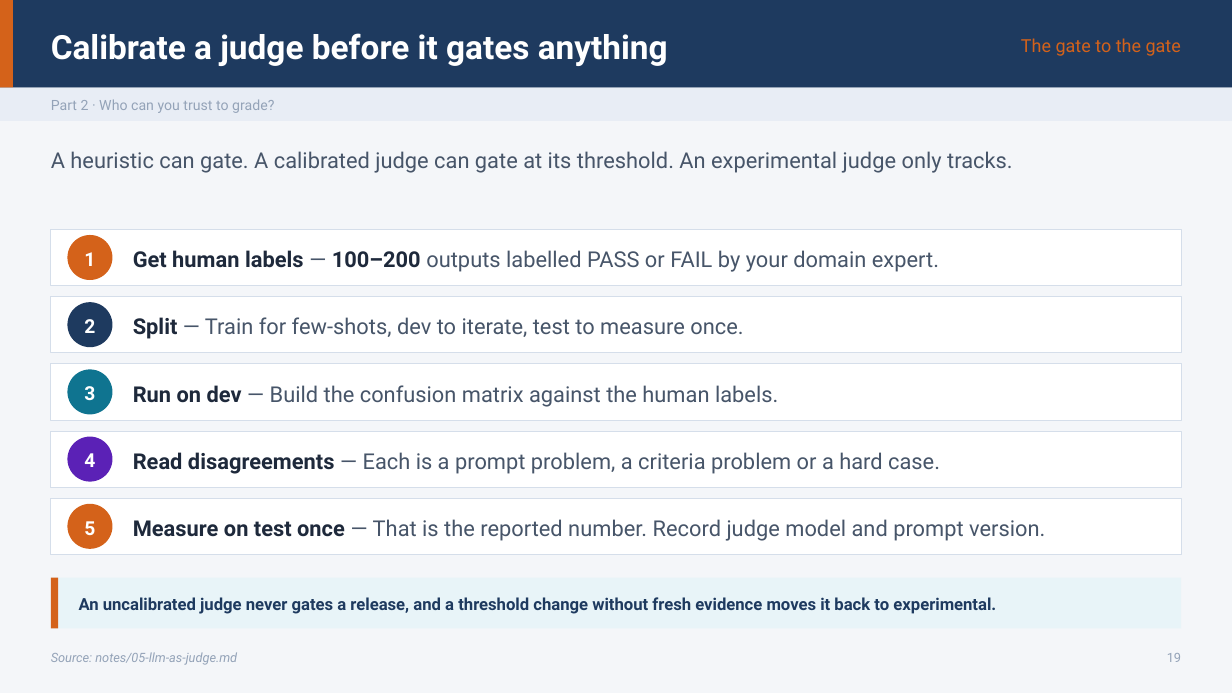
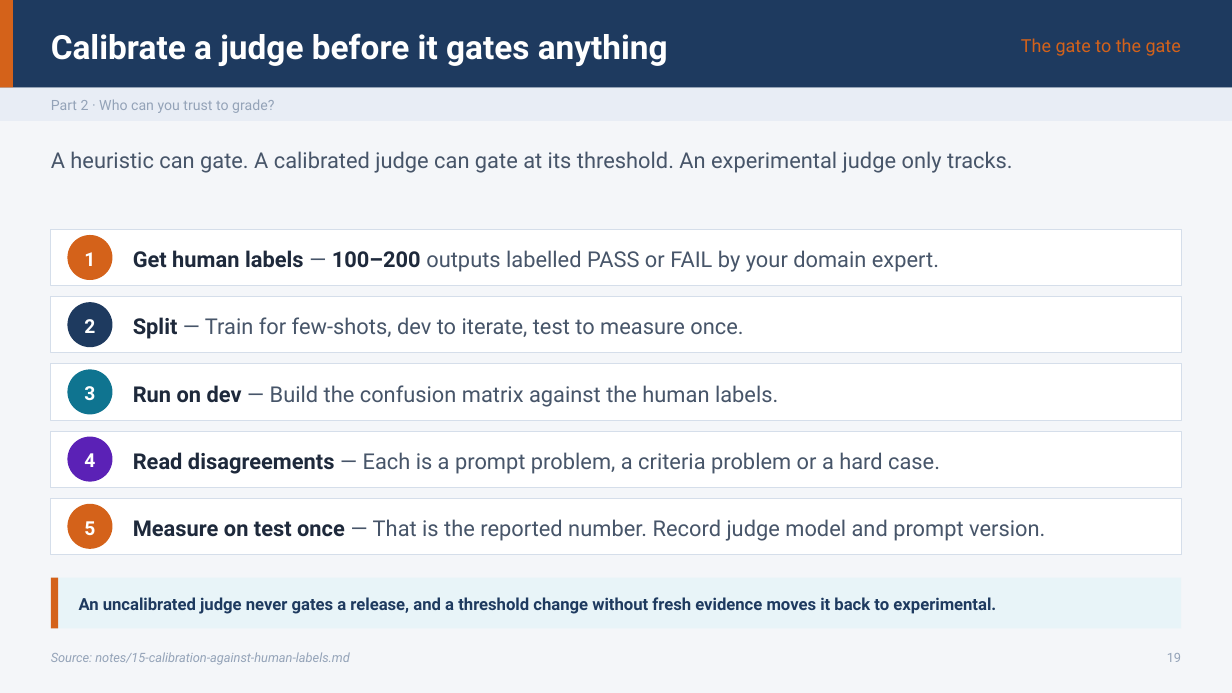
Before and after one commit to ramseywise/learn-ai-engineering, a slide deck: slide 19 of generative-ai/08-eval/slides/eval-engineering.pptx. Drawn at 1232x693 pixels with LibreOffice and Linux fonts; fonts in the diff are those of the drawing. Boxes give left, top, right and bottom in pixels: in the first picture for what was removed or moved away, otherwise in the second. Text is boxed around its words. In the diff, an @@ line names an element or a change of style, - is before the commit and + after.

```diff
--- a/generative-ai/08-eval/slides/eval-engineering.pptx
+++ b/generative-ai/08-eval/slides/eval-engineering.pptx
@@ text at <box>51,652,349,665</box>: text changed @@
-Source: notes/05-llm-as-judge.md
+Source: notes/15-calibration-against-human-labels.md
```
Also in this commit, not shown: 2 other slides changed, 59 other files.
